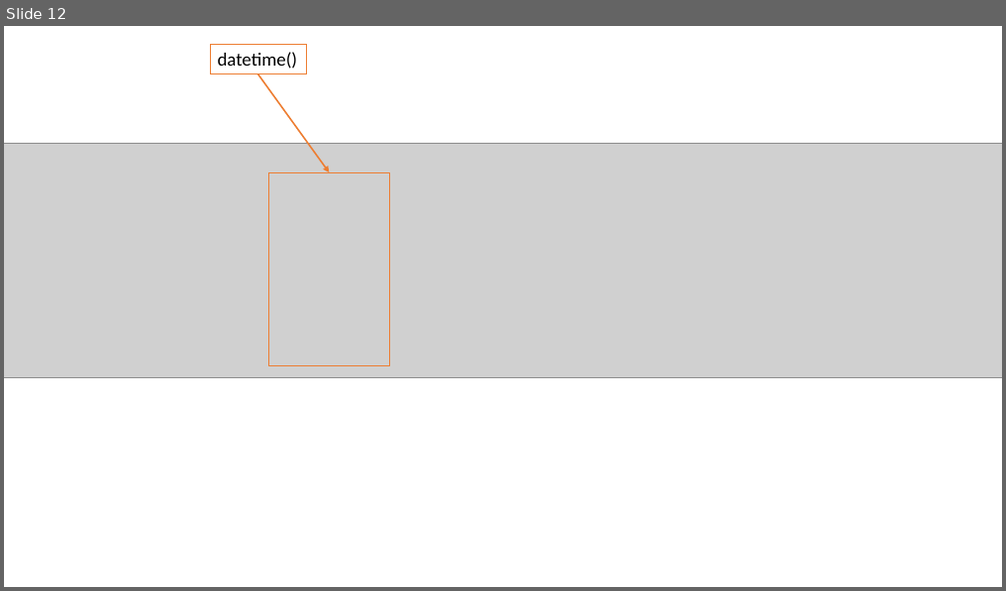
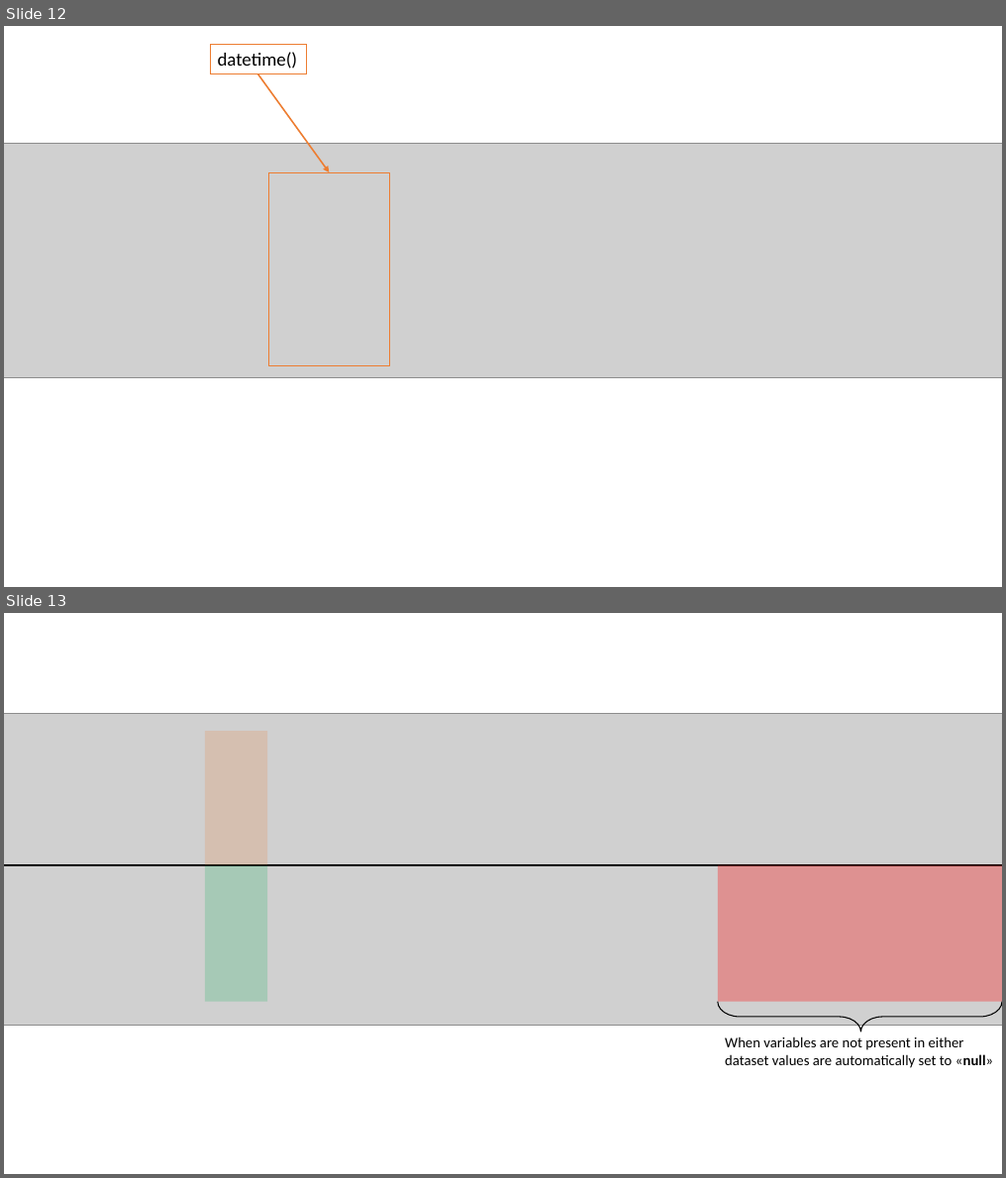
Before and after one commit to sastutorials/sastutorials.github.io, a slide deck: screenshots/imgs.pptx. Shown one above the other, each under a label of ours: slide 12 before the commit, slides 12 and 13 after it. The pictures are 1006x591 and 1006x1178 pixels, drawn with LibreOffice and Linux fonts; fonts in the diff are those of the drawing; grey boxes stand for pictures. Boxes give left, top, right and bottom in pixels: in the first picture for what was removed or moved away, otherwise in the second. Text is boxed around its words. In the diff, an @@ line names an element or a change of style, - is before the commit and + after.

```diff
--- a/screenshots/imgs.pptx
+++ b/screenshots/imgs.pptx
@@ slide 13 added at (x1=4, y1=613, x2=1002, y2=1174), background #FFFFFF @@
@@ picture added at (x1=4, y1=713, x2=1002, y2=865) @@
@@ rectangle added at (x1=205, y1=731, x2=267, y2=865), fill #ED7D31 at 20% opacity @@
@@ picture added at (x1=4, y1=861, x2=1002, y2=1025) @@
@@ line added from (4, 865) to (1002, 865), #000000 1.5 pt @@
@@ rectangle added at (x1=205, y1=865, x2=267, y2=1001), fill #00B050 at 20% opacity @@
@@ rectangle added at (x1=718, y1=865, x2=1002, y2=1001), fill #FF0000 at 30% opacity @@
@@ right brace added at (x1=718, y1=1002, x2=1002, y2=1032), outline #000000 1 pt @@
@@ text added at (x1=725, y1=1037, x2=993, y2=1068), 14 pt, text #000000 @@
+When variables are not present in either dataset values are automatically set to «null»
```
Also in this commit, not shown: 1 slide removed, 2 other files.
